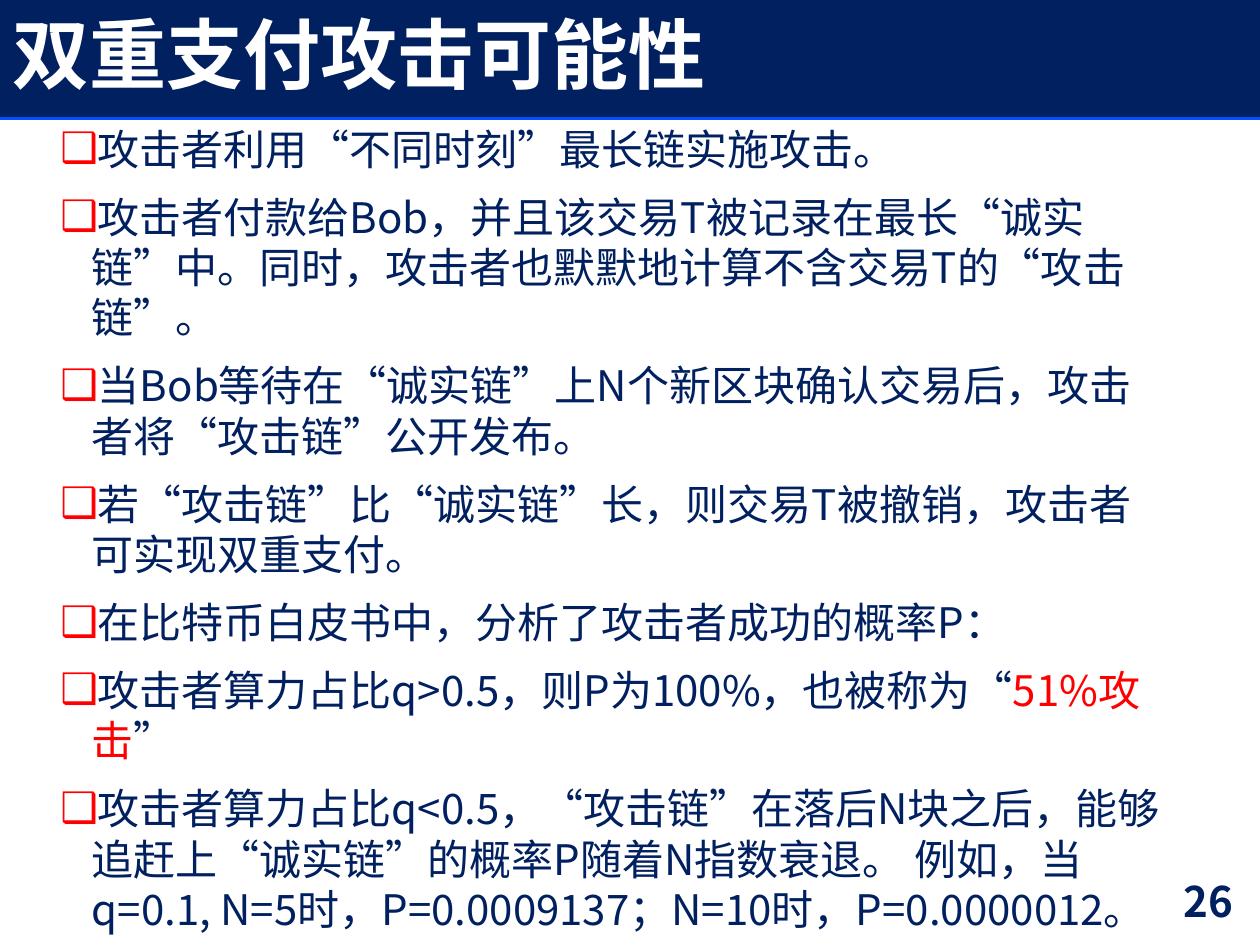
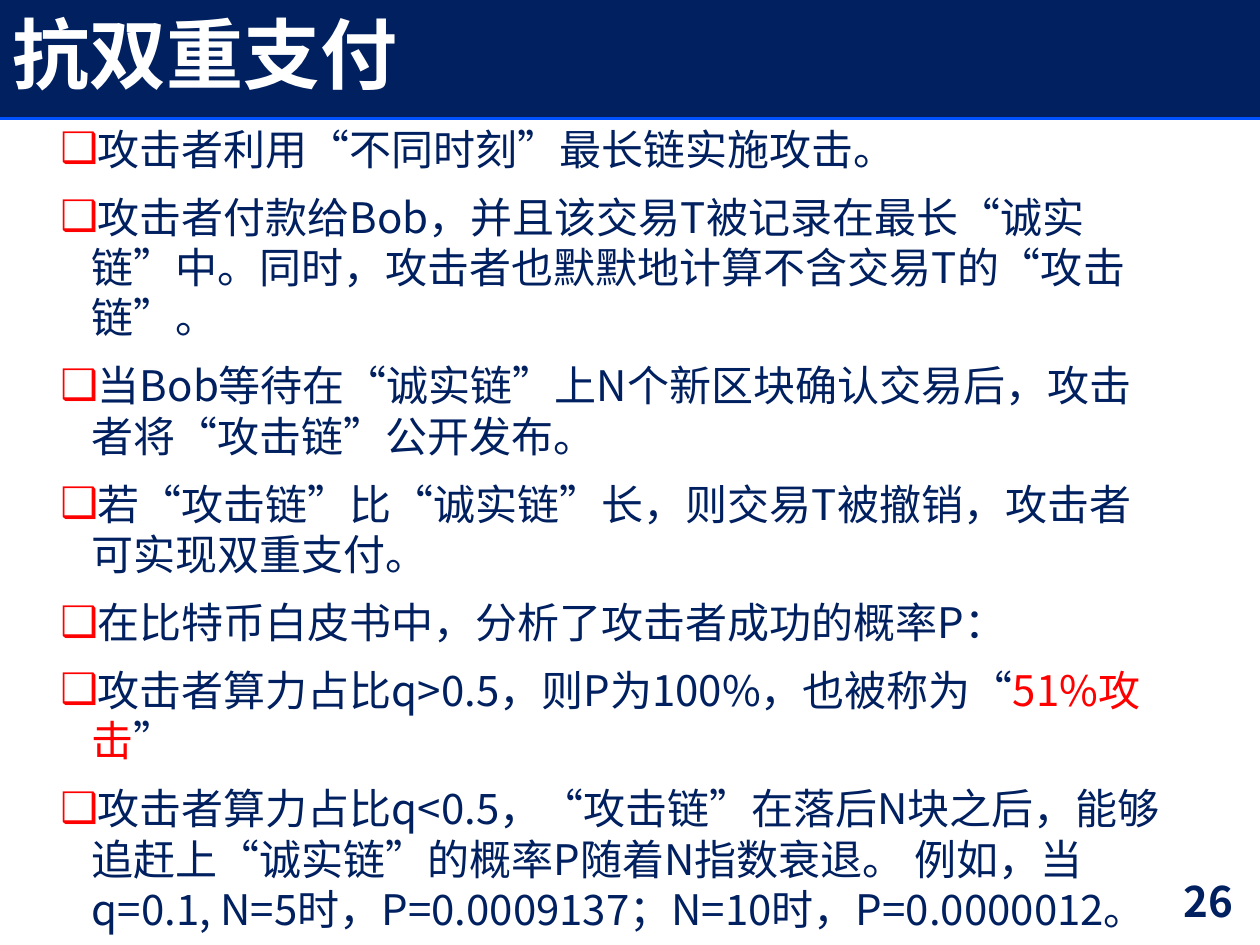
Before and after one commit to YuZhang/Security-Courseware, a slide deck: slide 26 of advance/supplyments/bitcoin.pptx. Drawn at 1260x945 pixels with LibreOffice and Linux fonts; fonts in the diff are those of the drawing. Boxes give left, top, right and bottom in pixels: in the first picture for what was removed or moved away, otherwise in the second. Text is boxed around its words. In the diff, an @@ line names an element or a change of style, - is before the commit and + after.

```diff
--- a/advance/supplyments/bitcoin.pptx
+++ b/advance/supplyments/bitcoin.pptx
@@ title at <box>13,17,398,91</box>: text changed @@
-双重支付攻击可能性
+抗双重支付
```
Also in this commit, not shown: 3 other slides changed, 2 other files.
